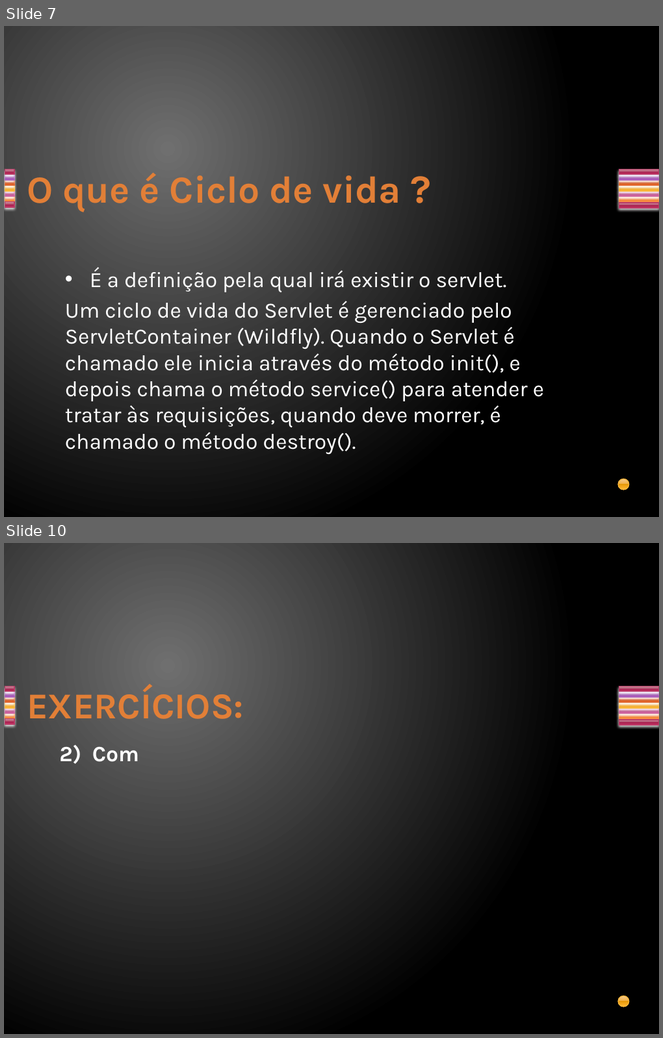
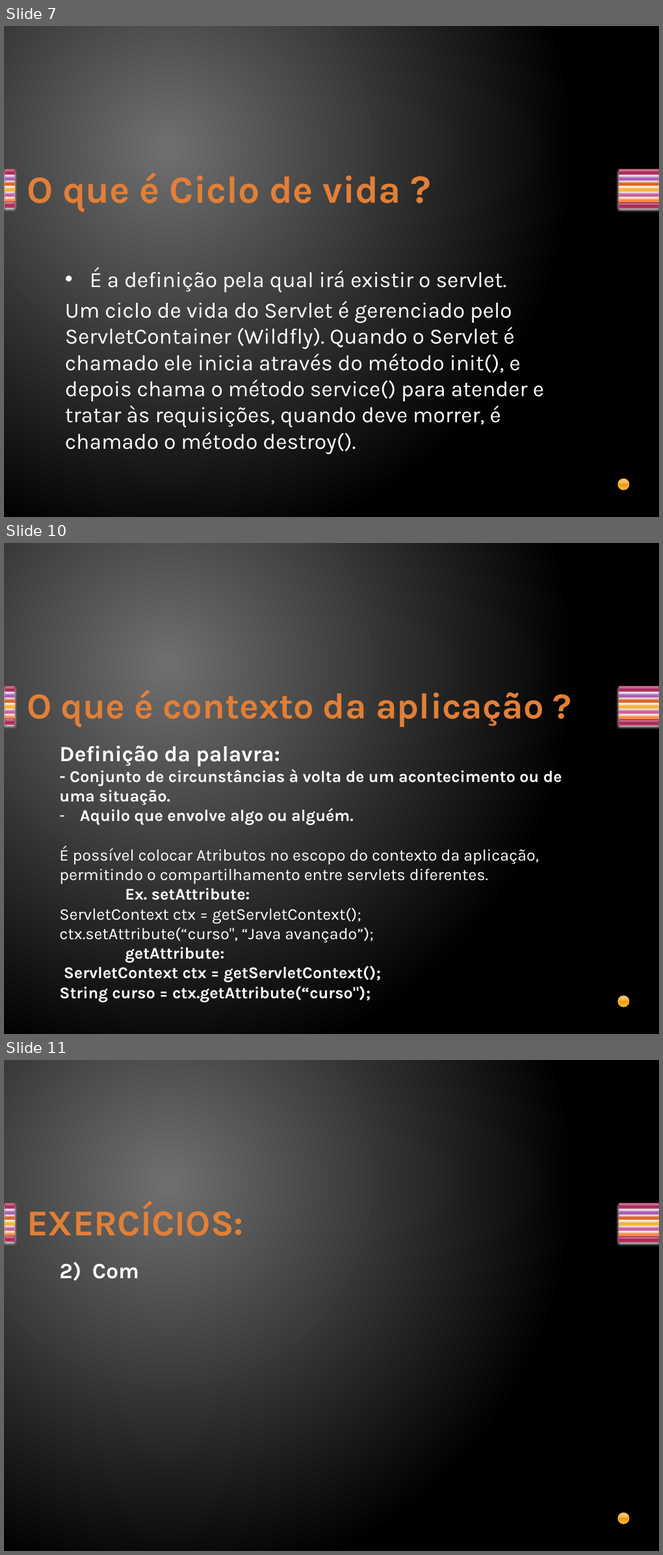
Before and after one commit to davirj9/javaAvancado, a slide deck: AulasAvancado/src/main/resources/br/com/Aula2/Servlets.pptx. Shown one above the other, each under a label of ours: slides 7 and 10 before the commit, slides 7, 10 and 11 after it; the slides between them are not shown. The pictures are 663x1038 and 663x1555 pixels, drawn with LibreOffice and Linux fonts; fonts in the diff are those of the drawing. Boxes give left, top, right and bottom in pixels: in the first picture for what was removed or moved away, otherwise in the second. Text is boxed around its words. In the diff, an @@ line names an element or a change of style, - is before the commit and + after.

```diff
--- a/AulasAvancado/src/main/resources/br/com/Aula2/Servlets.pptx
+++ b/AulasAvancado/src/main/resources/br/com/Aula2/Servlets.pptx
@@ slide 10 added at (x1=4, y1=543, x2=659, y2=1034), background gradient #707070 to #000000; not listed: 15 template elements that a slide beside it also shows @@
@@ title added at (x1=27, y1=690, x2=544, y2=727), 40 pt, text gradient #E38037 to #FA8D3D, bold @@
+O que é contexto da aplicação ?
@@ text added at (x1=59, y1=746, x2=562, y2=1003), 18 pt, text #FFFFFF, bold @@
+Definição da palavra:
+- Conjunto de circunstâncias à volta de um acontecimento ou de uma situação.
+– Aquilo que envolve algo ou alguém.
+É possível colocar Atributos no escopo do contexto da aplicação, permitindo o compartilhamento entre servlets diferentes.
+Ex. setAttribute:
+ServletContext ctx = getServletContext();
+ctx.setAttribute(“curso", “Java avançado”);
+getAttribute:
+ServletContext ctx = getServletContext();
+String curso = ctx.getAttribute(“curso");
@@ what was slide 10 is now slide 11 @@
```
Also in this commit, not shown: 1 slide changed, 2 other slides added, 2 slides removed, 6 other files.
